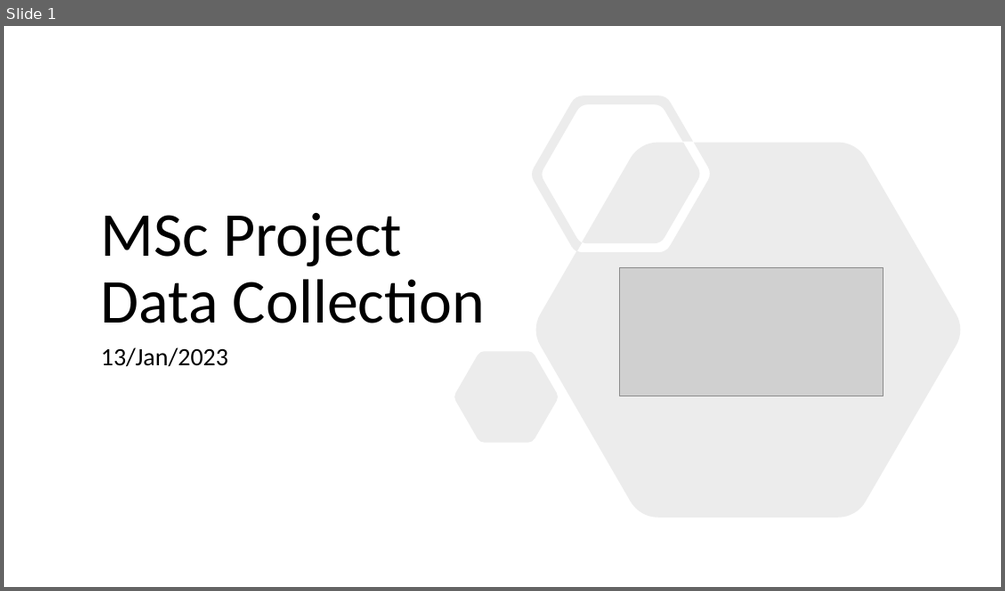
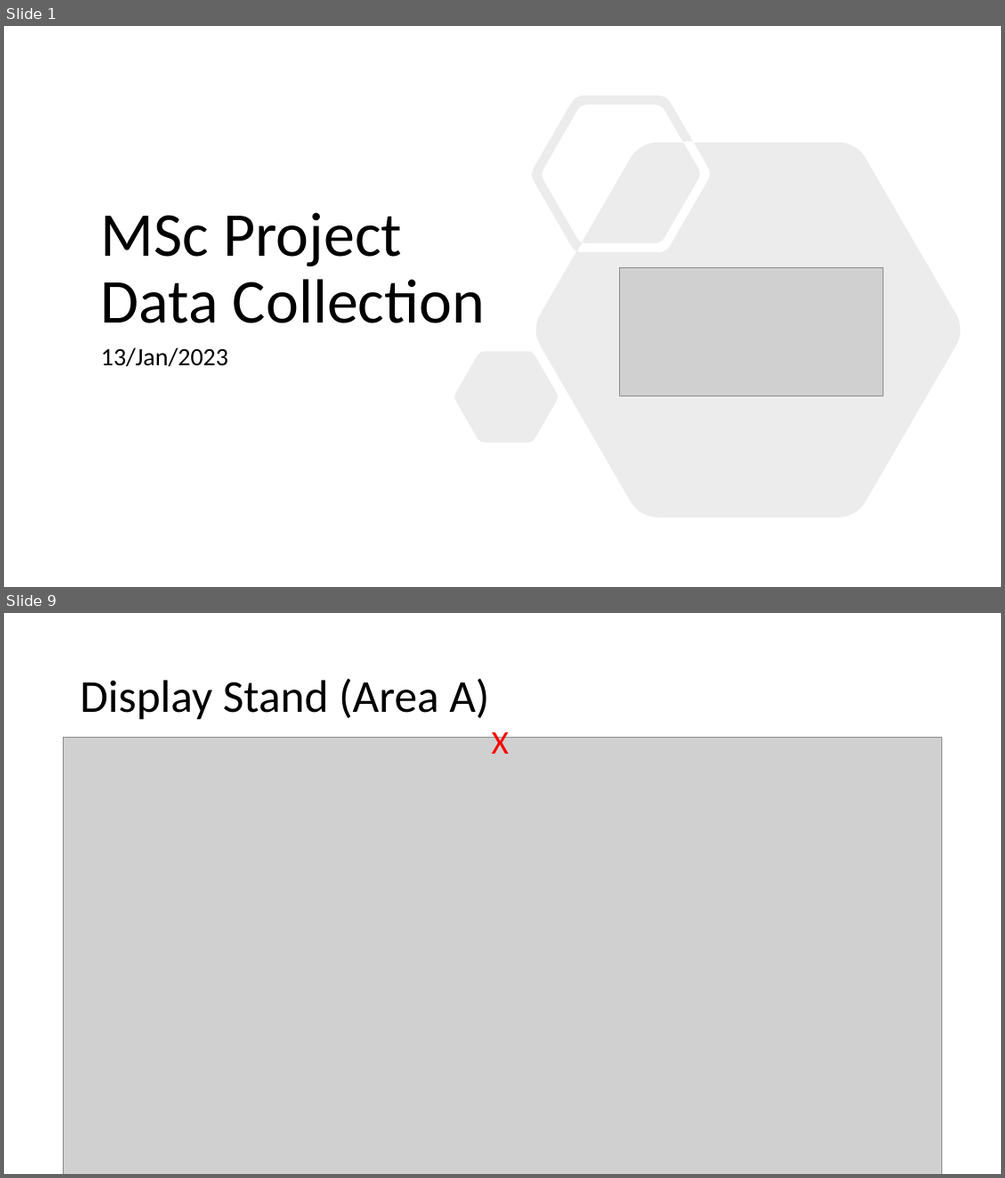
Before and after one commit to ofithcheallaigh/masters_project, a slide deck: Documentation/Presentations/Supervisor Meetings/update_130123.pptx. Shown one above the other, each under a label of ours: slide 1 before the commit, slides 1 and 9 after it; the slides between them are not shown. The pictures are 1005x591 and 1005x1178 pixels, drawn with LibreOffice and Linux fonts; fonts in the diff are those of the drawing; grey boxes stand for pictures. Boxes give left, top, right and bottom in pixels: in the first picture for what was removed or moved away, otherwise in the second. Text is boxed around its words. In the diff, an @@ line names an element or a change of style, - is before the commit and + after.

```diff
--- a/Documentation/Presentations/Supervisor Meetings/update_130123.pptx
+++ b/Documentation/Presentations/Supervisor Meetings/update_130123.pptx
@@ slide 9 added at [4,613,1001,1174], background #FFFFFF @@
@@ title added at [80,678,489,720], 44 pt, text #000000 @@
+Display Stand (Area A)
@@ picture added at [63,737,942,1174] @@
@@ text added at [492,726,509,754], 32 pt, text #FF0000 @@
+X
```
Also in this commit, not shown: 1 slide changed, 8 other slides added.
